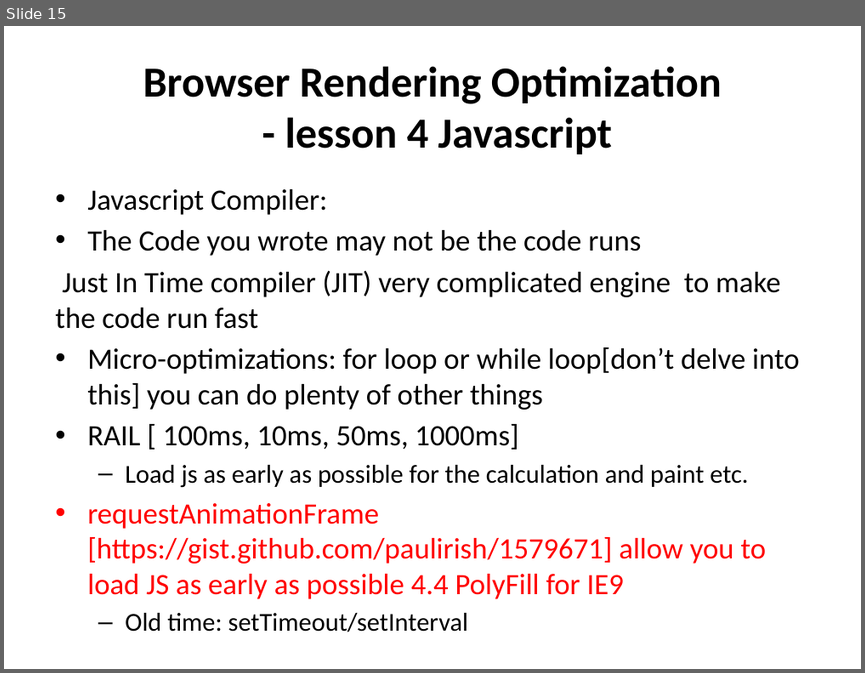
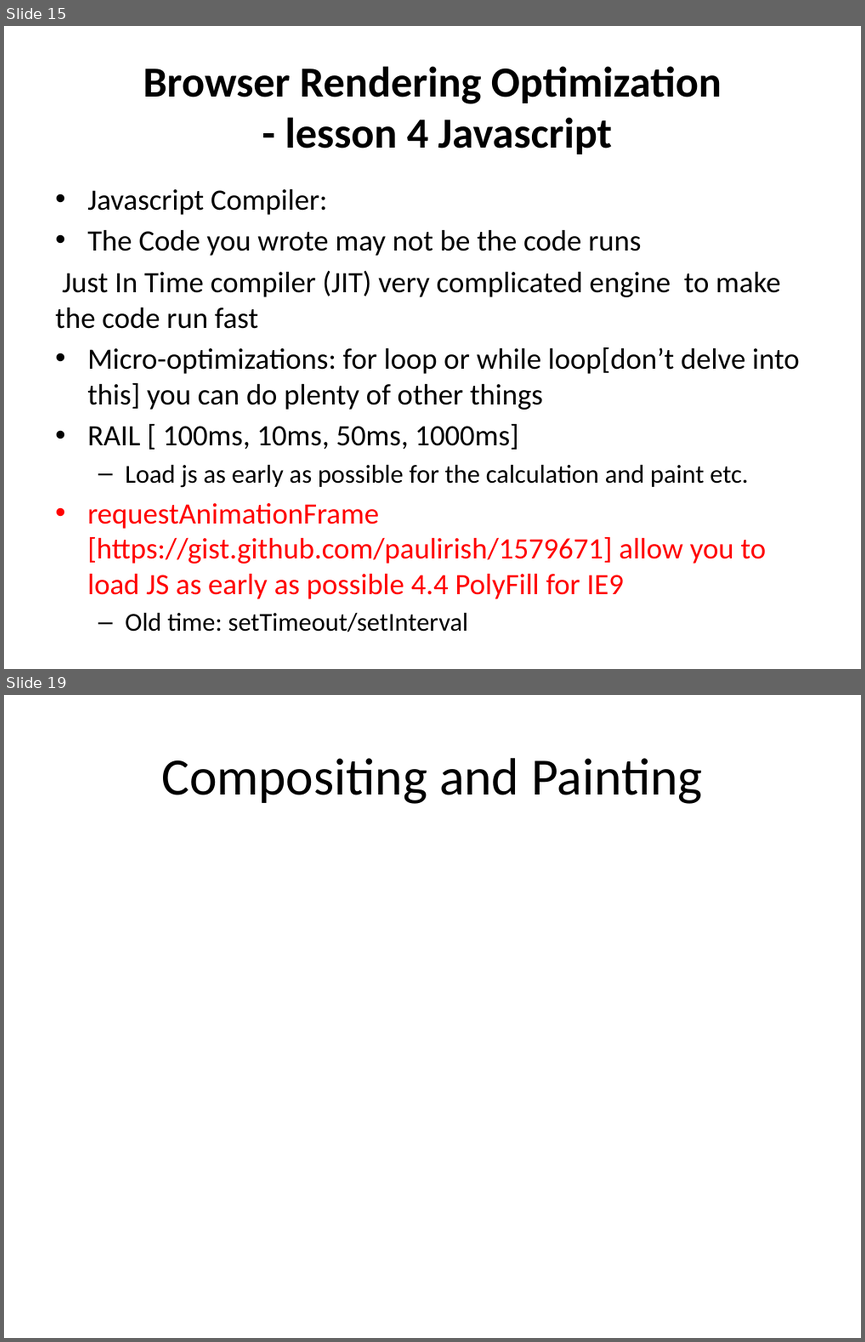
Before and after one commit to canaantt/canaantt.github.io, a slide deck: FE_P4/Techie_0224.pptx. Shown one above the other, each under a label of ours: slide 15 before the commit, slides 15 and 19 after it; the slides between them are not shown. The pictures are 865x673 and 865x1342 pixels, drawn with LibreOffice and Linux fonts; fonts in the diff are those of the drawing. Boxes give left, top, right and bottom in pixels: in the first picture for what was removed or moved away, otherwise in the second. Text is boxed around its words. In the diff, an @@ line names an element or a change of style, - is before the commit and + after.

```diff
--- a/FE_P4/Techie_0224.pptx
+++ b/FE_P4/Techie_0224.pptx
@@ slide 19 added at (4,695,861,1338), background #FFFFFF @@
@@ title added at (161,758,703,804), 44 pt, text #000000 @@
+Compositing and Painting
```
Also in this commit, not shown: 1 slide changed, 3 other slides added, 1 slide removed, 11 other files.
